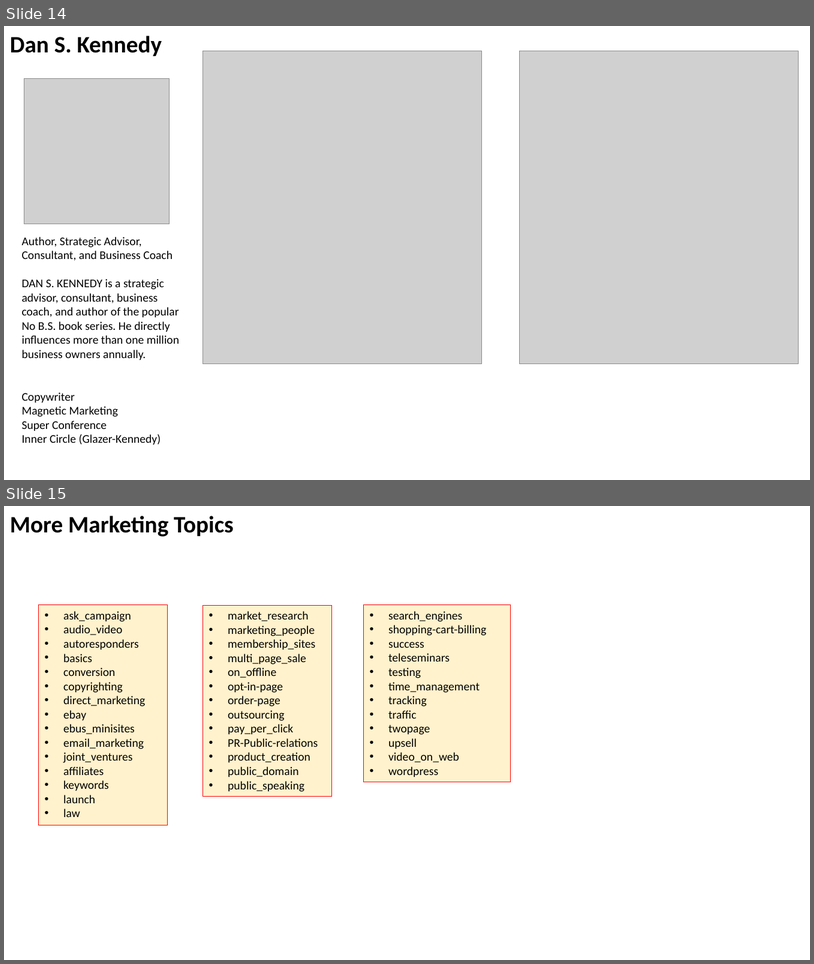
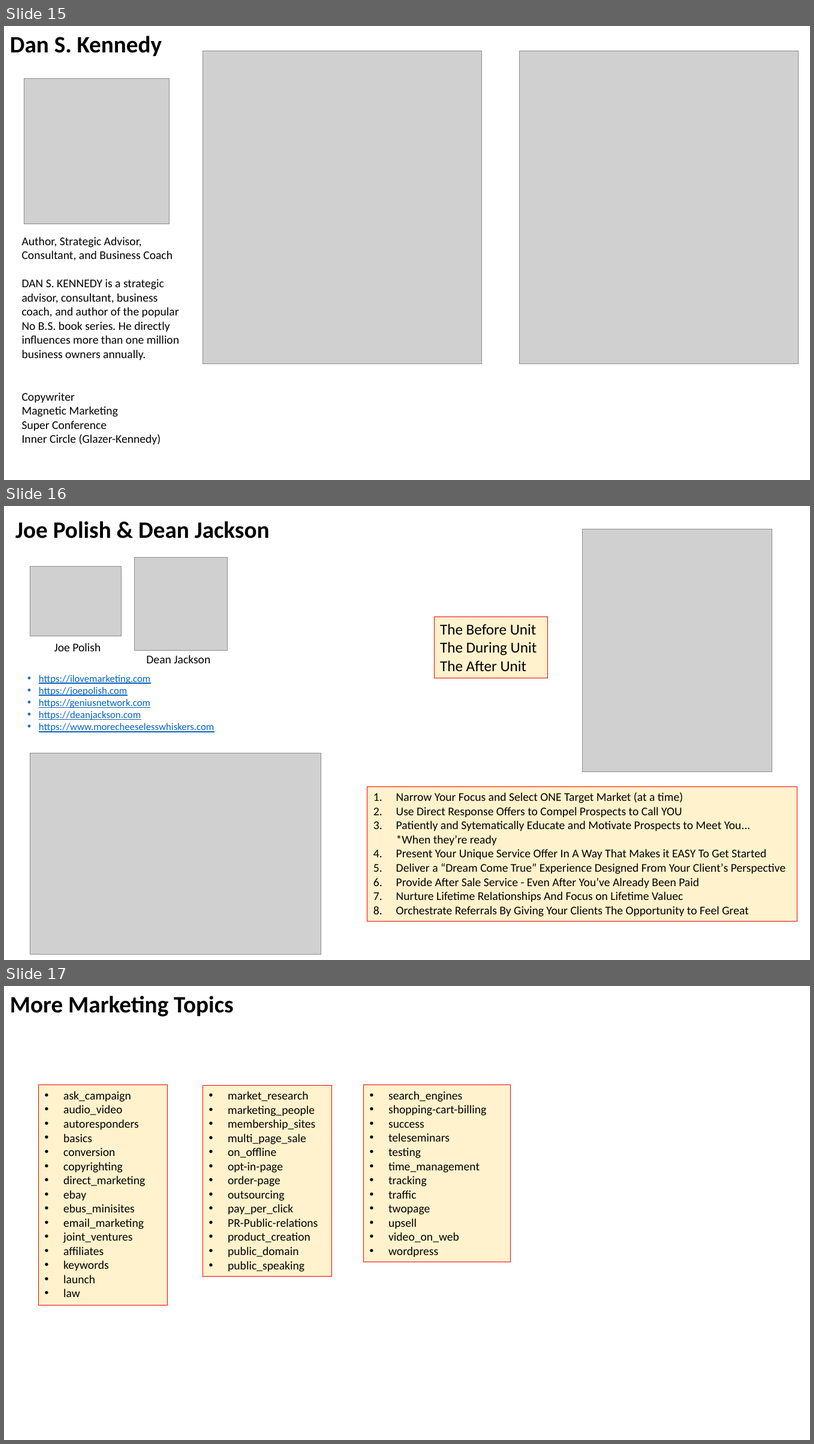
Before and after one commit to lselector/marketing, a slide deck: Marketing.pptx. Shown one above the other, each under a label of ours: slides 14 and 15 before the commit, slides 15, 16 and 17 after it. The pictures are 814x964 and 814x1444 pixels, drawn with LibreOffice and Linux fonts; fonts in the diff are those of the drawing; grey boxes stand for pictures. Boxes give left, top, right and bottom in pixels: in the first picture for what was removed or moved away, otherwise in the second. Text is boxed around its words. In the diff, an @@ line names an element or a change of style, - is before the commit and + after.

Commit message:
update

```diff
--- a/Marketing.pptx
+++ b/Marketing.pptx
@@ slide 16 added at (4, 506, 810, 960), background #FFFFFF @@
@@ text added at (15, 521, 270, 538), 28 pt, text #000000, bold @@
+Joe Polish & Dean Jackson
@@ picture added at (582, 529, 772, 772) @@
@@ picture added at (134, 558, 227, 651) @@
@@ picture added at (30, 567, 122, 636) @@
@@ rectangle added at (434, 617, 548, 678), fill #FFF2CC, outline #FF0000 0.75 pt, 18 pt, text #000000 @@
+The Before Unit The During Unit The After Unit
@@ text added at (54, 643, 101, 651), 14 pt, text #000000 @@
+Joe Polish
@@ text added at (146, 655, 210, 663), 14 pt, text #000000 @@
+Dean Jackson
@@ text added at (39, 675, 214, 732), 12 pt, text #0563C1, underline @@
+• https://ilovemarketing.com
+• https://joepolish.com
+• https://geniusnetwork.com
+• https://deanjackson.com
+• https://www.morecheeselesswhiskers.com
@@ picture added at (30, 753, 321, 954) @@
@@ rectangle added at (368, 787, 798, 921), fill #FFF2CC, outline #FF0000 0.75 pt, 14 pt, text #000000 @@
+1. Narrow Your Focus and Select ONE Target Market (at a time)
+2. Use Direct Response Offers to Compel Prospects to Call YOU
+3. Patiently and Sytematically Educate and Motivate Prospects to Meet You...
+   *When theyʼre ready
+4. Present Your Unique Service Offer In A Way That Makes it EASY To Get Started
+5. Deliver a “Dream Come True” Experience Designed From Your Clientʼs Perspective
+6. Provide After Sale Service - Even After Youʼve Already Been Paid
+7. Nurture Lifetime Relationships And Focus on Lifetime Valuec
+8. Orchestrate Referrals By Giving Your Clients The Opportunity to Feel Great
@@ what was slide 14 is now slide 15 @@
@@ what was slide 15 is now slide 17 @@
```
Also in this commit, not shown: 1 other slide added.
